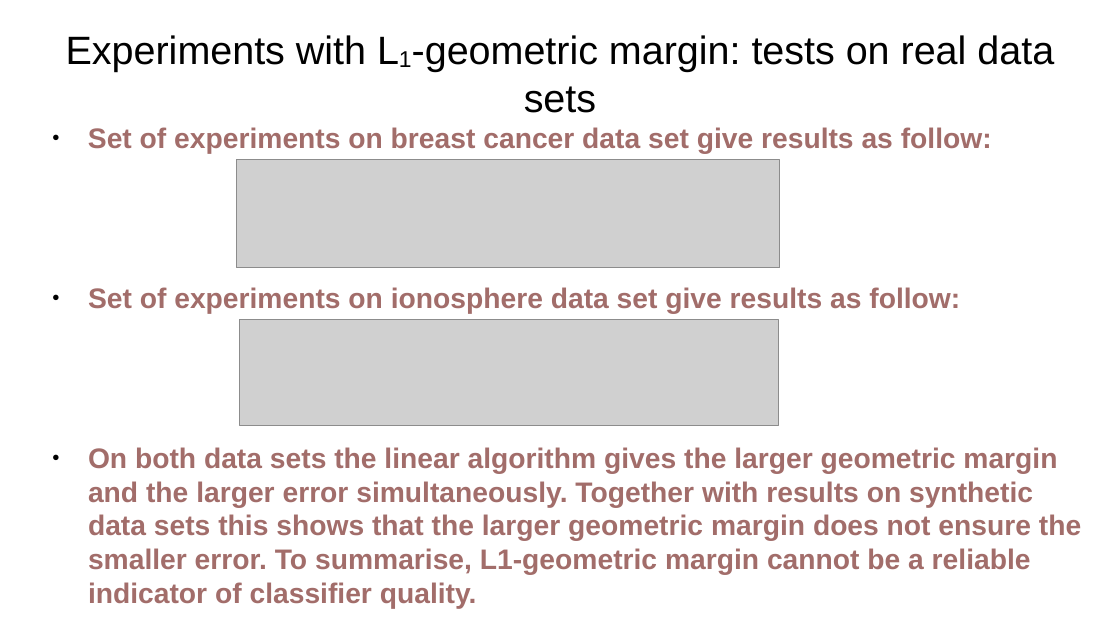
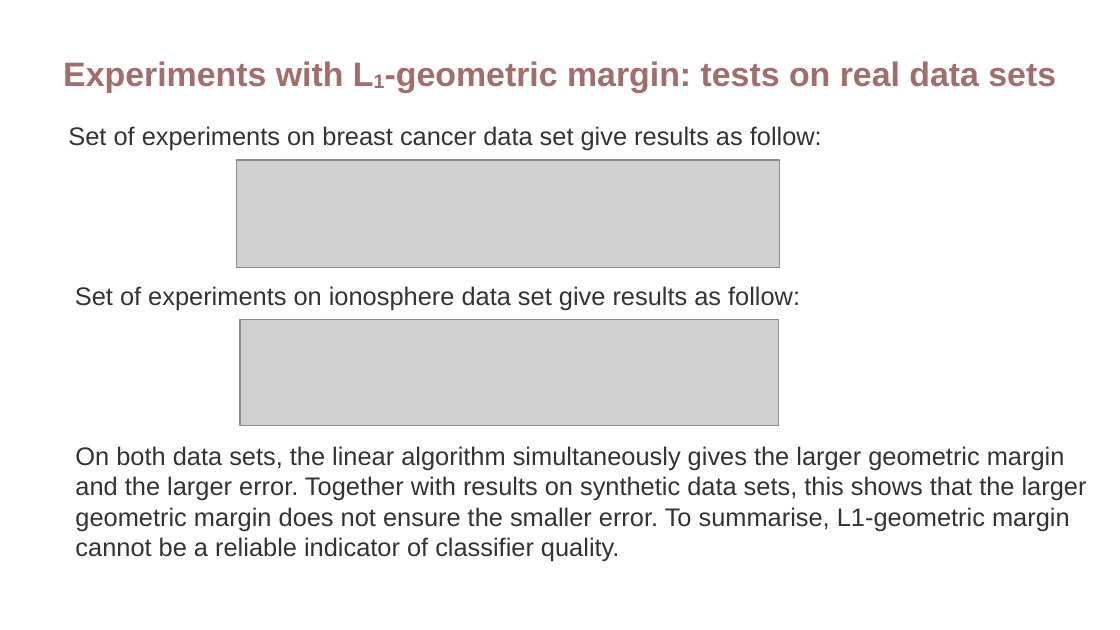
Before and after one commit to vkmbox/Ml-hse-final, a slide deck: slide 9 of output/presentation.pptx. Drawn at 1120x630 pixels with LibreOffice and Linux fonts; fonts in the diff are those of the drawing; grey boxes stand for pictures. Boxes give left, top, right and bottom in pixels: in the first picture for what was removed or moved away, otherwise in the second. Text is boxed around its words. In the diff, an @@ line names an element or a change of style, - is before the commit and + after.

```diff
--- a/output/presentation.pptx
+++ b/output/presentation.pptx
@@ text "Experiments with L1-geometric margin: tests ..." at (63,61,1056,92): size 28 to 24 pt, text colour #000000 to #A26D6A, bold on @@
@@ text "Set of experiments on breast ...": place and size @@
-text "Set of experiments on breast ..." at (88,127,992,154)
+text "Set of experiments on breast ..." at (68,126,822,150)
@@ text "Set of experiments on breast ..." at (68,126,822,150): size 20 to 18 pt, text colour #A26D6A to #333333, bold off; bullet ● to none @@
@@ text "Set of experiments on ionosphere ..." at (75,286,800,310): size 20 to 18 pt, text colour #A26D6A to #333333, bold off; bullet ● to none @@
@@ text "Set of experiments on ionosphere ...": place and size @@
-text "Set of experiments on ionosphere ..." at (88,287,960,314)
+text "Set of experiments on ionosphere ..." at (75,286,800,310)
@@ text at (75,446,1087,562): text changed; size 20 to 18 pt; text colour #A26D6A to #333333; bold off @@
-● On both data sets the linear algorithm gives the larger geometric margin and the larger error simultaneously. Together with results on synthetic data sets this shows that the larger geometric margin does not ensure the smaller error. To summarise, L1-geometric margin cannot be a reliable indicator of classifier quality.
+On both data sets, the linear algorithm simultaneously gives the larger geometric margin and the larger error. Together with results on synthetic data sets, this shows that the larger geometric margin does not ensure the smaller error. To summarise, L1-geometric margin cannot be a reliable indicator of classifier quality.
```
Also in this commit, not shown: 13 other slides changed, 1 slide added.
